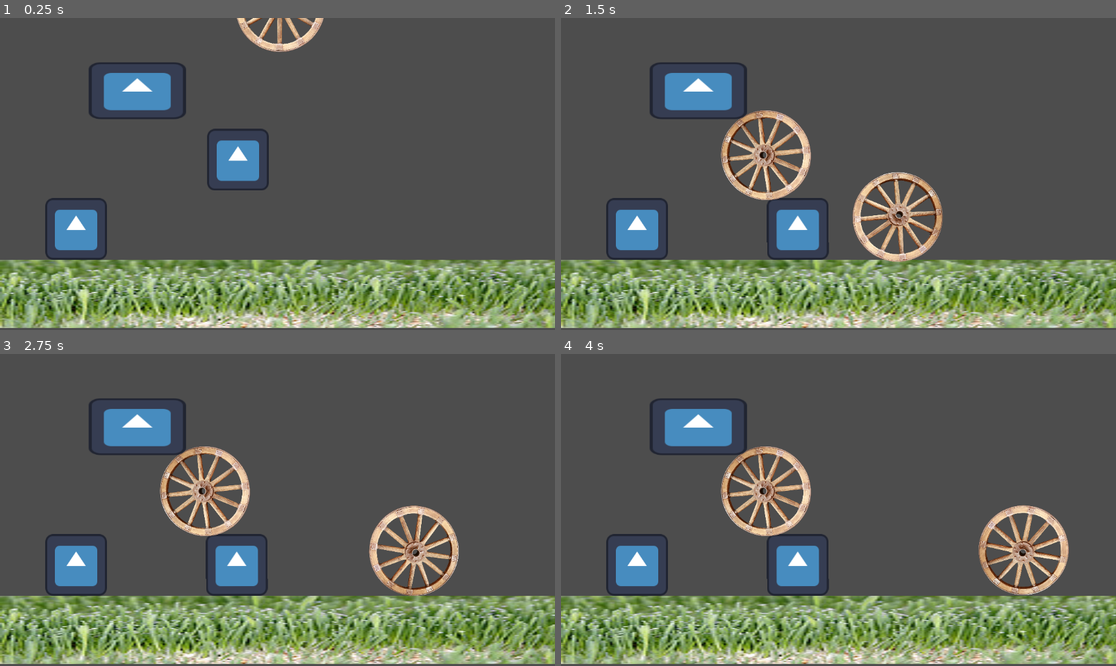
Above: before the commit, frames 1-4 (two rows, left to right).
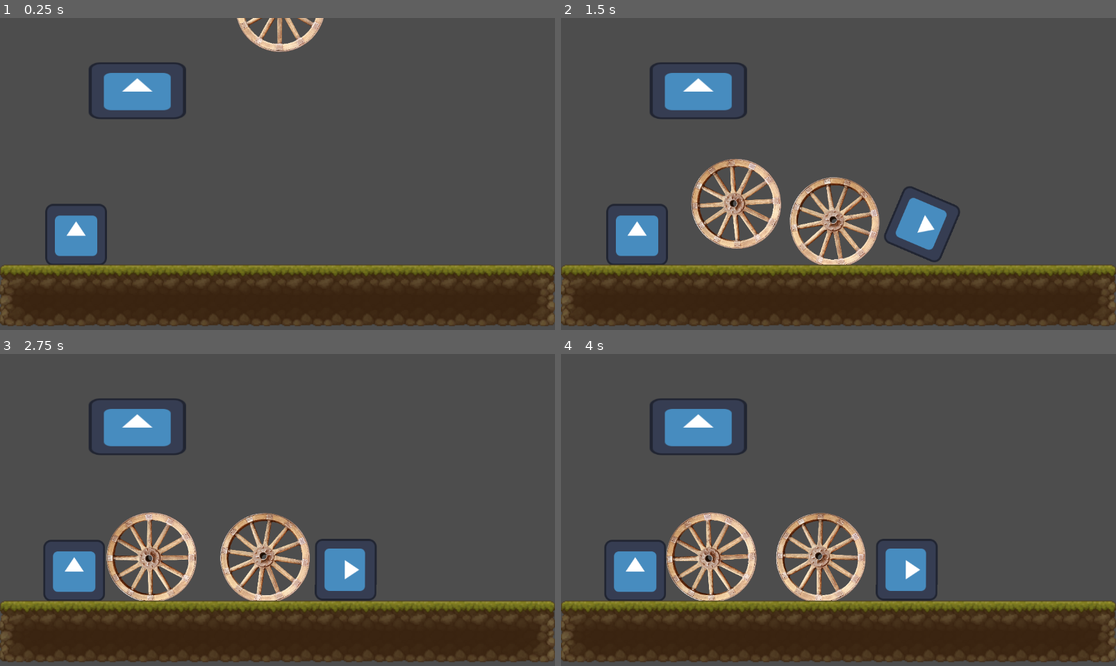
Above: after the commit, the same moments.

Repository: VicenteLepe/ProyectoCatapultas
Game: Godot game, scene res://Escenas/Main.tscn
The game is run twice, just before and just after one commit, with the same random seed, the same clock (stepped at 60 frames per second) and the same inputs. The engine's default icon, where the game draws it, is replaced by a stand-in: a white triangle on a blue panel in a dark square.
Inputs:
- Up to frame 1 (0.25 s): no input
- Up to frame 2 (1.5 s): no input
- Up to frame 3 (2.75 s): no input
- Up to frame 4 (4 s): no input

The runs differ from the first frame. In frame 1, 24% of the frame differs, in the area x 0-100%, y 35-100%; in frame 2, 32%; in frame 3, 34%, in the area x 0-100%, y 29-100%; in frame 4, 33%.

Commit message:
se agregó tileset

Diff:
--- a/Proyecto taller/Escenas/Main.tscn
+++ b/Proyecto taller/Escenas/Main.tscn
@@ -1,11 +1,8 @@
-[gd_scene load_steps=8 format=3 uid="uid://cii6w56etu1mq"]
+[gd_scene load_steps=9 format=3 uid="uid://cii6w56etu1mq"]
 
 [ext_resource type="Texture2D" uid="uid://dxexgi117uktt" path="res://icon.svg" id="1_m2fj8"]
-[ext_resource type="Texture2D" uid="uid://ctaltvum6vlrr" path="res://250px-Fodder_growing.jpg" id="1_ohio4"]
 [ext_resource type="Texture2D" uid="uid://d3gqfdx1sqh4e" path="res://eLesson_2020-0713_2014-0127-1024x930.png" id="3_ny022"]
-
-[sub_resource type="RectangleShape2D" id="RectangleShape2D_r1ieq"]
-size = Vector2(115.8, 142)
+[ext_resource type="Texture2D" uid="uid://cjeg5cnxiwdvm" path="res://Assets/village props/Texture/TX Tileset Ground.png" id="4_s5gtq"]
 
 [sub_resource type="RectangleShape2D" id="RectangleShape2D_xv64t"]
 size = Vector2(130, 126)
@@ -16,20 +13,114 @@
 [sub_resource type="RectangleShape2D" id="RectangleShape2D_2ap0j"]
 size = Vector2(196, 104)
 
+[sub_resource type="TileSetAtlasSource" id="TileSetAtlasSource_qecvm"]
+texture = ExtResource("4_s5gtq")
+texture_region_size = Vector2i(32, 32)
+use_texture_padding = false
+0:0/0 = 0
+0:0/0/terrain_set = 0
+0:0/0/terrain = 0
+0:0/0/physics_layer_0/linear_velocity = Vector2(0, 0)
+0:0/0/physics_layer_0/angular_velocity = 0.0
+0:0/0/physics_layer_0/polygon_0/points = PackedVector2Array(-16, -16, 16, -16, 16, 16, -16, 16)
+0:0/0/terrains_peering_bit/right_side = 0
+0:0/0/terrains_peering_bit/bottom_right_corner = 0
+0:0/0/terrains_peering_bit/bottom_side = 0
+0:1/0 = 0
+0:1/0/terrain_set = 0
+0:1/0/terrain = 0
+0:1/0/physics_layer_0/linear_velocity = Vector2(0, 0)
+0:1/0/physics_layer_0/angular_velocity = 0.0
+0:1/0/physics_layer_0/polygon_0/points = PackedVector2Array(-16, -16, 16, -16, 16, 16, -16, 16)
+0:1/0/terrains_peering_bit/right_side = 0
+0:1/0/terrains_peering_bit/bottom_right_corner = 0
+0:1/0/terrains_peering_bit/bottom_side = 0
+0:1/0/terrains_peering_bit/top_side = 0
+0:1/0/terrains_peering_bit/top_right_corner = 0
+0:2/0 = 0
+0:2/0/terrain_set = 0
+0:2/0/terrain = 0
+0:2/0/physics_layer_0/linear_velocity = Vector2(0, 0)
+0:2/0/physics_layer_0/angular_velocity = 0.0
+0:2/0/physics_layer_0/polygon_0/points = PackedVector2Array(-16, -16, 16, -16, 16, 16, -16, 16)
+0:2/0/terrains_peering_bit/right_side = 0
+0:2/0/terrains_peering_bit/top_side = 0
+0:2/0/terrains_peering_bit/top_right_corner = 0
+1:2/0 = 0
+1:2/0/terrain_set = 0
+1:2/0/terrain = 0
+1:2/0/physics_layer_0/linear_velocity = Vector2(0, 0)
+1:2/0/physics_layer_0/angular_velocity = 0.0
+1:2/0/physics_layer_0/polygon_0/points = PackedVector2Array(-16, -16, 16, -16, 16, 16, -16, 16)
+1:2/0/terrains_peering_bit/right_side = 0
+1:2/0/terrains_peering_bit/left_side = 0
+1:2/0/terrains_peering_bit/top_left_corner = 0
+1:2/0/terrains_peering_bit/top_side = 0
+1:2/0/terrains_peering_bit/top_right_corner = 0
+2:2/0 = 0
+2:2/0/terrain_set = 0
+2:2/0/terrain = 0
+2:2/0/physics_layer_0/linear_velocity = Vector2(0, 0)
+2:2/0/physics_layer_0/angular_velocity = 0.0
+2:2/0/physics_layer_0/polygon_0/points = PackedVector2Array(-16, -16, 16, -16, 16, 16, -16, 16)
+2:2/0/terrains_peering_bit/left_side = 0
+2:2/0/terrains_peering_bit/top_left_corner = 0
+2:2/0/terrains_peering_bit/top_side = 0
+2:1/0 = 0
+2:1/0/terrain_set = 0
+2:1/0/terrain = 0
+2:1/0/physics_layer_0/linear_velocity = Vector2(0, 0)
+2:1/0/physics_layer_0/angular_velocity = 0.0
+2:1/0/physics_layer_0/polygon_0/points = PackedVector2Array(-16, -16, 16, -16, 16, 16, -16, 16)
+2:1/0/terrains_peering_bit/bottom_side = 0
+2:1/0/terrains_peering_bit/bottom_left_corner = 0
+2:1/0/terrains_peering_bit/left_side = 0
+2:1/0/terrains_peering_bit/top_left_corner = 0
+2:1/0/terrains_peering_bit/top_side = 0
+1:1/0 = 0
+1:1/0/terrain_set = 0
+1:1/0/terrain = 0
+1:1/0/physics_layer_0/linear_velocity = Vector2(0, 0)
+1:1/0/physics_layer_0/angular_velocity = 0.0
+1:1/0/physics_layer_0/polygon_0/points = PackedVector2Array(-16, -16, 16, -16, 16, 16, -16, 16)
+1:1/0/terrains_peering_bit/right_side = 0
+1:1/0/terrains_peering_bit/bottom_right_corner = 0
+1:1/0/terrains_peering_bit/bottom_side = 0
+1:1/0/terrains_peering_bit/bottom_left_corner = 0
+1:1/0/terrains_peering_bit/left_side = 0
+1:1/0/terrains_peering_bit/top_left_corner = 0
+1:1/0/terrains_peering_bit/top_side = 0
+1:1/0/terrains_peering_bit/top_right_corner = 0
+1:0/0 = 0
+1:0/0/terrain_set = 0
+1:0/0/terrain = 0
+1:0/0/physics_layer_0/linear_velocity = Vector2(0, 0)
+1:0/0/physics_layer_0/angular_velocity = 0.0
+1:0/0/physics_layer_0/polygon_0/points = PackedVector2Array(-16, -16, 16, -16, 16, 16, -16, 16)
+1:0/0/terrains_peering_bit/right_side = 0
+1:0/0/terrains_peering_bit/bottom_right_corner = 0
+1:0/0/terrains_peering_bit/bottom_side = 0
+1:0/0/terrains_peering_bit/bottom_left_corner = 0
+1:0/0/terrains_peering_bit/left_side = 0
+2:0/0 = 0
+2:0/0/terrain_set = 0
+2:0/0/terrain = 0
+2:0/0/physics_layer_0/linear_velocity = Vector2(0, 0)
+2:0/0/physics_layer_0/angular_velocity = 0.0
+2:0/0/physics_layer_0/polygon_0/points = PackedVector2Array(-16, -16, 16, -16, 16, 16, -16, 16)
+2:0/0/terrains_peering_bit/bottom_side = 0
+2:0/0/terrains_peering_bit/bottom_left_corner = 0
+2:0/0/terrains_peering_bit/left_side = 0
+
+[sub_resource type="TileSet" id="TileSet_ayd2t"]
+tile_size = Vector2i(32, 32)
+physics_layer_0/collision_layer = 1
+terrain_set_0/mode = 0
+terrain_set_0/terrain_0/name = "Terreno0"
+terrain_set_0/terrain_0/color = Color(0.5, 0.34375, 0.25, 1)
+sources/1 = SubResource("TileSetAtlasSource_qecvm")
+
 [node name="Node2D" type="Node2D"]
-
-[node name="StaticBody2D" type="StaticBody2D" parent="."]
-position = Vector2(600, 600)
-scale = Vector2(10, 1)
-
-[node name="Icon3" type="Sprite2D" parent="StaticBody2D"]
-position = Vector2(-2.2, -27)
-scale = Vector2(0.4624, 1.01429)
-texture = ExtResource("1_ohio4")
-
-[node name="CollisionShape2D" type="CollisionShape2D" parent="StaticBody2D"]
-position = Vector2(-2.3, -29)
-shape = SubResource("RectangleShape2D_r1ieq")
 
 [node name="RigidBody2D" type="RigidBody2D" parent="."]
 
@@ -44,11 +135,11 @@
 [node name="RigidBody2D2" type="RigidBody2D" parent="."]
 
 [node name="Icon" type="Sprite2D" parent="RigidBody2D2"]
-position = Vector2(494, 266)
+position = Vector2(677, -258)
 texture = ExtResource("1_m2fj8")
 
 [node name="CollisionShape2D" type="CollisionShape2D" parent="RigidBody2D2"]
-position = Vector2(493, 265)
+position = Vector2(676, -259)
 shape = SubResource("RectangleShape2D_xv64t")
 
 [node name="RigidBody2D3" type="RigidBody2D" parent="."]
@@ -89,3 +180,10 @@
 position = Vector2(11, -13)
 scale = Vector2(1.57813, 0.921875)
 texture = ExtResource("1_m2fj8")
+
+[node name="TileMap" type="TileMap" parent="."]
+light_mask = 0
+scale = Vector2(2, 2)
+tile_set = SubResource("TileSet_ayd2t")
+format = 2
+layer_0/tile_data = PackedInt32Array(589841, 131073, 2, 524305, 131073, 0, 589840, 65537, 2, 524304, 65537, 0, 589839, 65537, 2, 524303, 65537, 0, 589838, 65537, 2, 524302, 65537, 0, 589837, 65537, 2, 524301, 65537, 0, 589836, 65537, 2, 524300, 65537, 0, 589835, 65537, 2, 524299, 65537, 0, 589834, 65537, 2, 524298, 65537, 0, 589833, 65537, 2, 524297, 65537, 0, 589832, 65537, 2, 524296, 65537, 0, 589831, 65537, 2, 524295, 65537, 0, 589830, 65537, 2, 524294, 65537, 0, 589829, 65537, 2, 524293, 65537, 0, 589828, 65537, 2, 524292, 65537, 0, 589827, 65537, 2, 524291, 65537, 0, 589826, 65537, 2, 524290, 65537, 0, 589825, 65537, 2, 524289, 65537, 0, 589824, 1, 2, 524288, 1, 0)
Not shown, added: Proyecto taller/Assets/village props/Changelog.txt
Binary file added: Proyecto taller/Assets/village props/Texture/TX Chest Animation.png
Not shown, added: Proyecto taller/Assets/village props/Texture/TX Chest Animation.png.import
Binary file added: Proyecto taller/Assets/village props/Texture/TX FX Flame.png
Not shown, added: Proyecto taller/Assets/village props/Texture/TX FX Flame.png.import
Binary file added: Proyecto taller/Assets/village props/Texture/TX FX Torch Flame.png
Not shown, added: Proyecto taller/Assets/village props/Texture/TX FX Torch Flame.png.import
Binary file added: Proyecto taller/Assets/village props/Texture/TX Tileset Ground.png
Not shown, added: Proyecto taller/Assets/village props/Texture/TX Tileset Ground.png.import
Binary file added: Proyecto taller/Assets/village props/Texture/TX Village Props.png
Not shown, added: Proyecto taller/Assets/village props/Texture/TX Village Props.png.import
Not shown, added: Proyecto taller/Assets/village props/Pixel Art Platformer - Village Props.unitypackage
